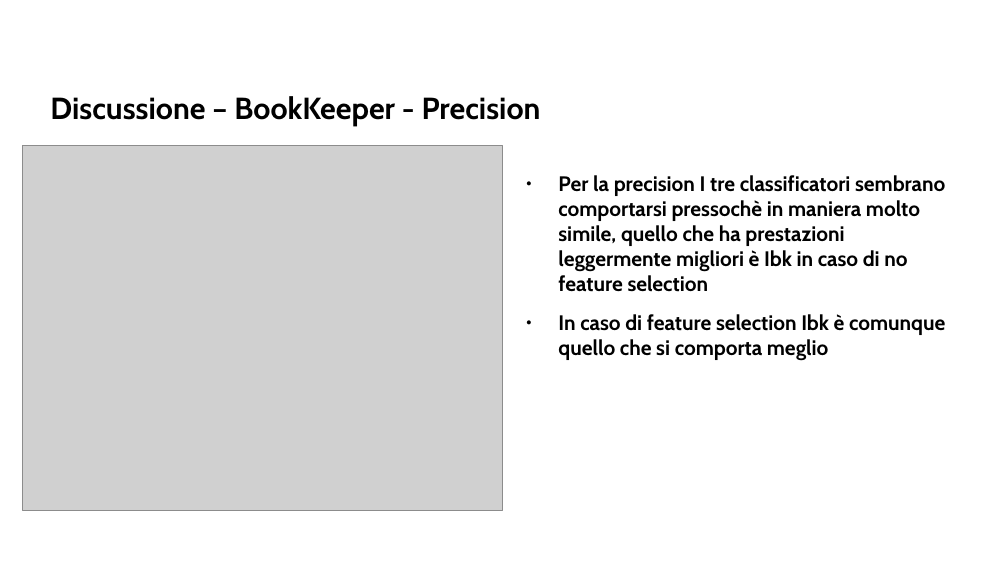
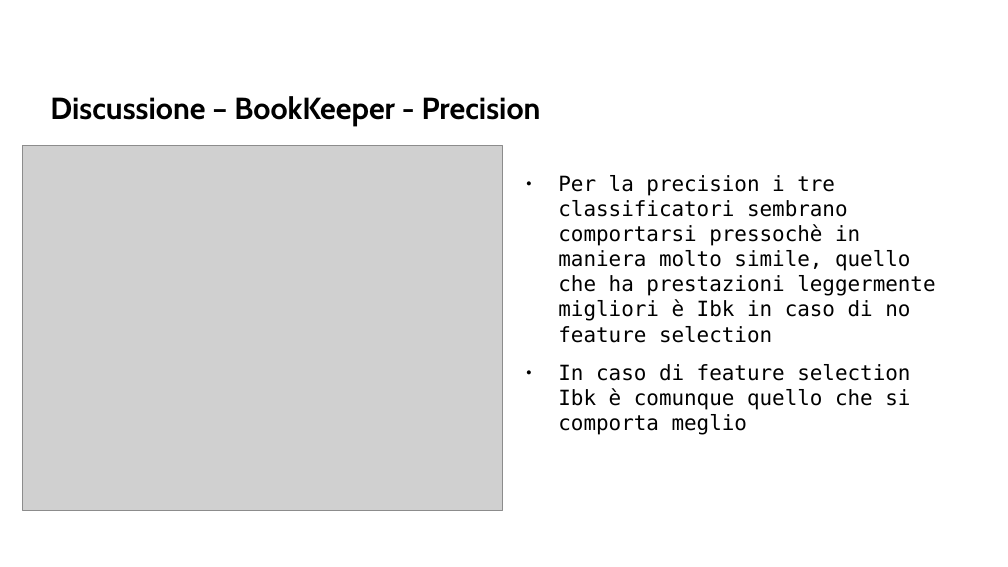
Before and after one commit to AlessDea/ISW2_milestone2, a slide deck: slide 13 of presentazione/isw2_ml.odp. Drawn at 1008x567 pixels with LibreOffice and Linux fonts; fonts in the diff are those of the drawing; grey boxes stand for pictures; background and template pictures are left out. Boxes give left, top, right and bottom in pixels: in the first picture for what was removed or moved away, otherwise in the second. Text is boxed around its words. In the diff, an @@ line names an element or a change of style, - is before the commit and + after.

```diff
--- a/presentazione/isw2_ml.odp
+++ b/presentazione/isw2_ml.odp
@@ text at (x1=558, y1=175, x2=935, y2=343): text changed; font Cabin to DejaVu Sans Mono; bold off @@
-● Per la precision I tre classificatori sembrano comportarsi pressochè in maniera molto simile, quello che ha prestazioni leggermente migliori è Ibk in caso di no feature selection
+● Per la precision i tre classificatori sembrano comportarsi pressochè in maniera molto simile, quello che ha prestazioni leggermente migliori è Ibk in caso di no feature selection
@@ text at (x1=558, y1=364, x2=910, y2=435): font Cabin to DejaVu Sans Mono, bold off in "In caso di feature selection Ibk è ..." @@
```
Also in this commit, not shown: 13 other slides changed, 4 slides added, 3 slides removed, 2 other files.
